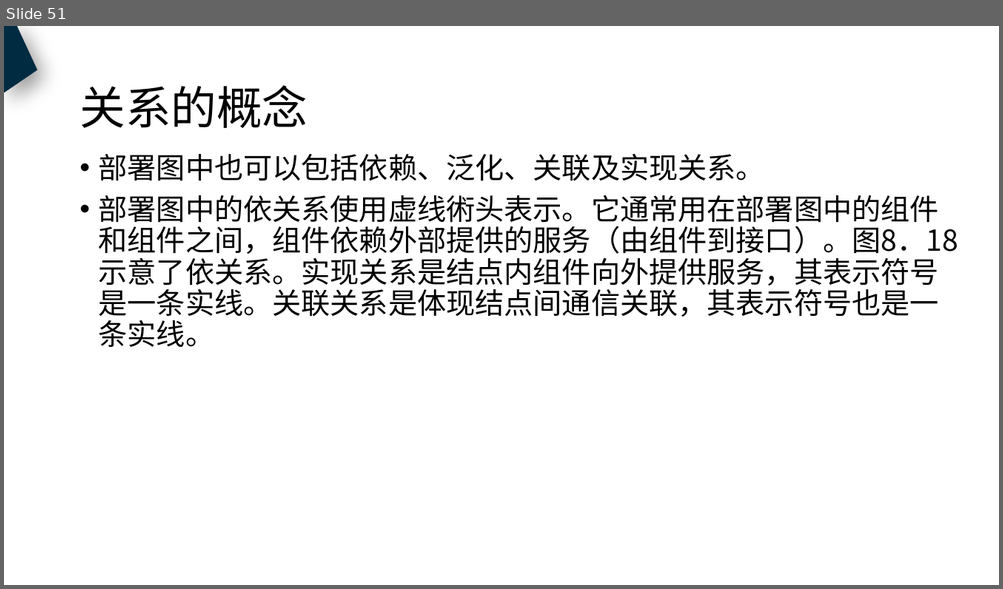
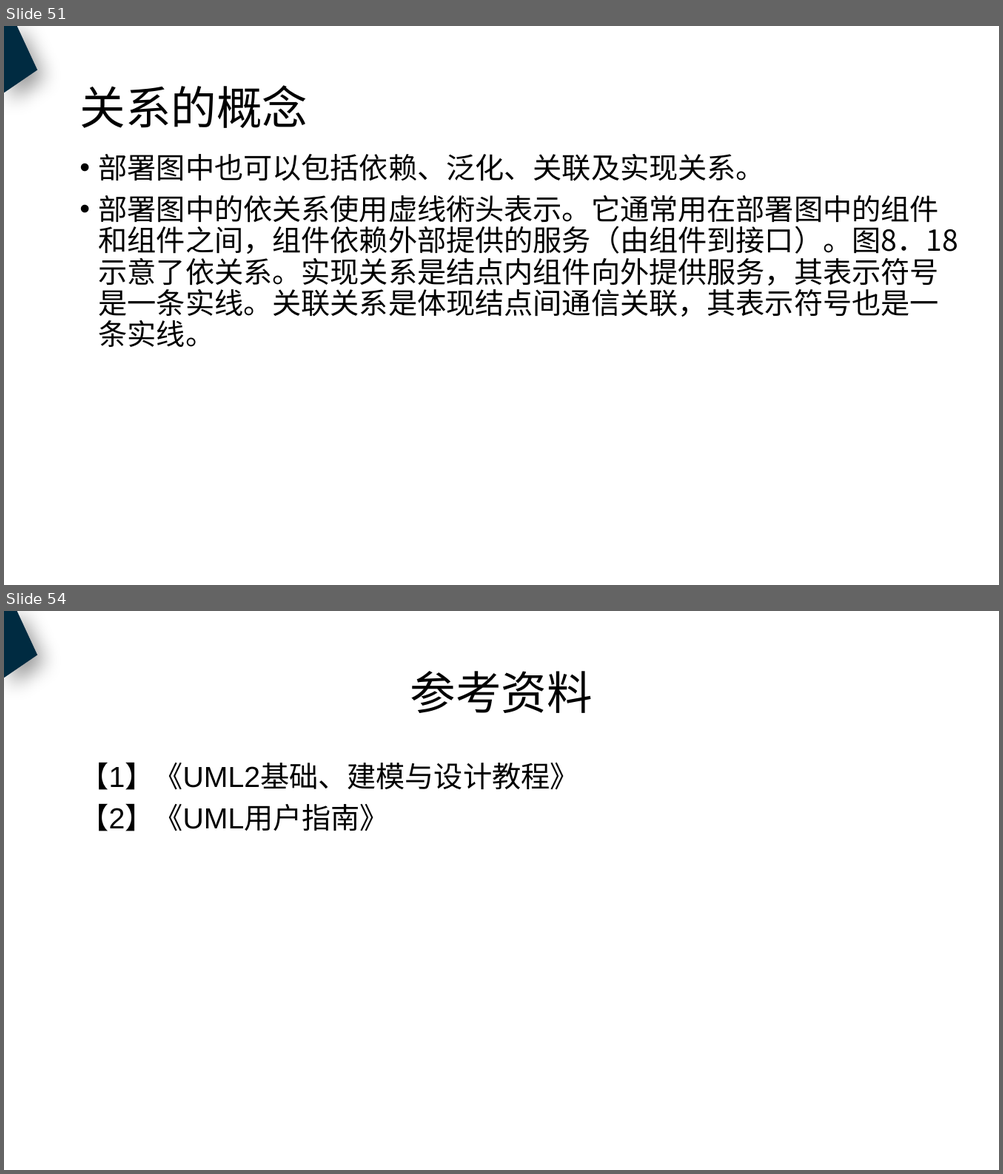
Before and after one commit to PRD2018-G18/PRD2018, a slide deck: 非受控文档/过程文档/图/UML基础1.pptx. Shown one above the other, each under a label of ours: slide 51 before the commit, slides 51 and 54 after it; the slides between them are not shown. The pictures are 1003x589 and 1003x1174 pixels, drawn with LibreOffice and Linux fonts; fonts in the diff are those of the drawing. Boxes give left, top, right and bottom in pixels: in the first picture for what was removed or moved away, otherwise in the second. Text is boxed around its words. In the diff, an @@ line names an element or a change of style, - is before the commit and + after.

Commit message:
审核UML基础PPT，修改，添加绩效等

```diff
--- a/非受控文档/过程文档/图/UML基础1.pptx
+++ b/非受控文档/过程文档/图/UML基础1.pptx
@@ slide 54 added at <box>4,611,999,1170</box>, background #FFFFFF @@
@@ freeform shape added at <box>4,611,37,678</box>, fill #002B41 @@
@@ title added at <box>410,671,592,713</box>, 44 pt, text #000000 @@
+参考资料
@@ text added at <box>79,762,578,832</box>, 28 pt, text #000000 @@
+【1】《UML2基础、建模与设计教程》
+【2】《UML用户指南》
```
Also in this commit, not shown: 5 slides changed, 4 other slides added, 2 other files.
